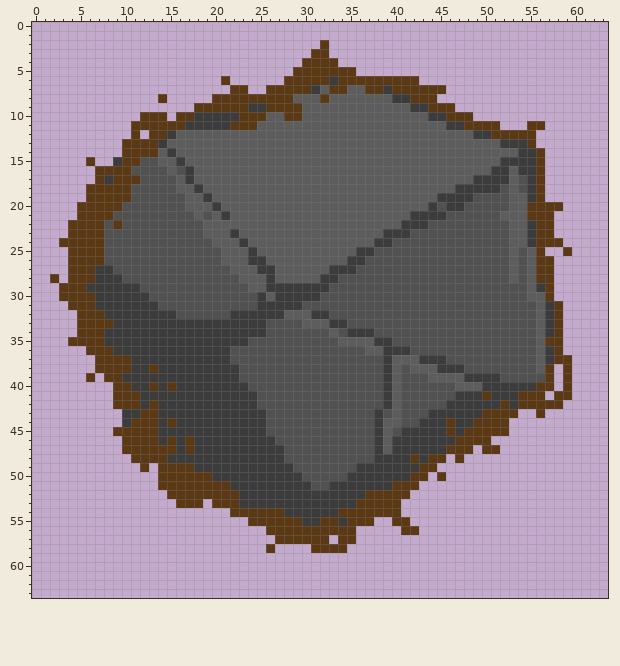
Pixel-art sprite, stored at Assets/Sprites/rock2.png. Above, as it was before the edit.
The file is 64x64 pixels. Colours within 5 levels of each other are drawn and written as one.
New version:
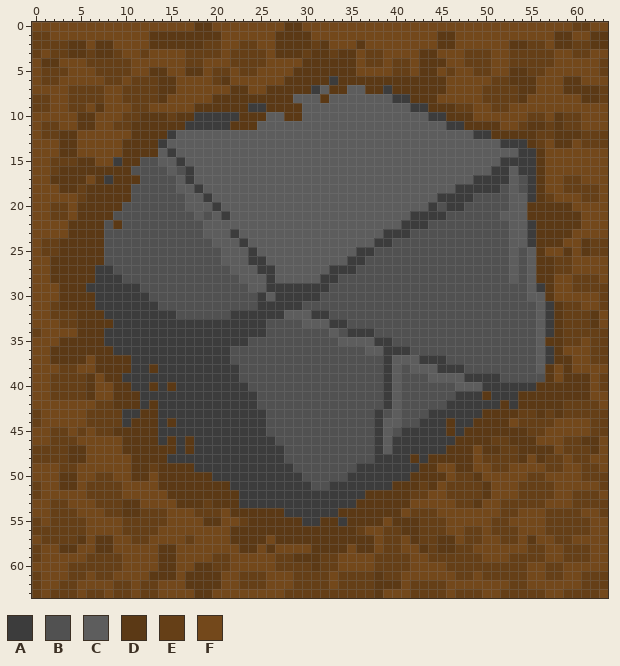
Palette (. is transparent): A #3c3c3c  B #515151  C #5d5d5d  D #5b3915  E #653f17  F #73481b
The exact change:
Changed rows in their new state; - is an unchanged pixel.
first column x 0:
 0 FFFFFFFFFFFFFFFFFFDDFFFFFFFFDDFFFFFFFFFFFFFFFFFFFFFFFFFFFFFFEEFF
 1 EEFFFFFFFFFFFDDDDDDDDFFFFFFDDDDFFFFFFFFFFFFFFDDFFFFFFFFFFFDDFFDD
 2 EEEEDDFDDFFFFDDDDDDEEFFEEFFDDDDE-FFFDFFFFFFFFDDFFFFFFDDEEFDDEEDD
 3 EFEEDDEDDEFFEFFFFEEEEFEEEEFDDDE--EDDFEEFFFFDDFFFEEEFFEEEEEFFEEFF
 4 FDDFFFEEEEEFFFFFFEEFFFEEEEFFFF----DDFEEFEEFDDDFFEEEFFEEEEEFFFFFE
 5 FEEEFFFEEEEFFDDFFDDFEEFEEFFFF-------FFFFEEFDDFEFFEEFFDDEEFFFFFFE
 6 FEEFFFFFEEFEEEDDFFFFE-FFFFFF---------------DDDFFFFFEEDDDFFFDDFFF
 7 FFFFEEEEFFEEEEDDFFFFFF--FF--------------------FFFFEEEEDDFFFDDDDE
 8 EEFFEEEEFFEEEE-FFFFF-------------------------FFFFFEEEEDFFFFFFDDE
 9 EEFFEEFDFFFEEFFFFF-----------------------------EEFFEEFFFFFFFFFFF
10 FFFFFDDFFFEE---E---------------------------------FFFFFFEEFDEEFFF
11 FEEFFDDFFEE-----------------------------------------FFE--EDEEFFF
12 FEEDDFFFFFF-D-------------------------------------------EEDDDEEE
13 FFFDDFFFFF----------------------------------------------EFDDFEEE
14 FFFDDFFFFF-----------------------------------------------FFFFFFF
15 FFEEED-FF------------------------------------------------FFFFFFF
16 FFEDDDD--------------------------------------------------FFFFFFF
17 FFDDDDF--------------------------------------------------FFEEFFF
18 FFFDDE---------------------------------------------------FFEEEEF
19 FFFFFE---------------------------------------------------EFFFEEF
20 FFEEF------------------------------------------------------DFFFF
21 FFEEF-----------------------------------------------------DDDFFF
22 FFFF------------------------------------------------------DDDFFF
23 FFFF------------------------------------------------------DDFFFF
24 FEE--------------------------------------------------------FFDEE
25 FEED-----------------------------------------------------FF-FDEE
26 FFDD------------------------------------------------------EEFFFF
27 FFDD------------------------------------------------------EEFFFF
28 FF-D------------------------------------------------------FFEEEF
29 FFF-------------------------------------------------------FFEEEE
30 FFF-------------------------------------------------------FFFFFE
31 FFED-------------------------------------------------------EEFFE
32 FFEEE------------------------------------------------------EEEDF
33 FFFEE------------------------------------------------------EEEDF
34 EFFFF------------------------------------------------------EEEEE
35 FFFD-------------------------------------------------------EEFEE
36 FFDDDD-----------------------------------------------------FFFEE
37 FFDDDDF-----------------------------------------------------FFEE
38 FFFEEFF---------------------------------------------------F-FFFF
39 FFEEEE-F--------------------------------------------------F-DDFE
40 FFEEEEDFF-------------------------------------------------D-DDFE
41 FFEEEEDFF------------------------------------------------D--DDFF
42 FFFFFFFEE--------------------------------------------------EEEEF
43 EFFFFFEEEE--------------------------------------------EE-EDEEEEE
44 EFFFFFEEEE-------------------------------------------FEEEEFFFFEE
45 FFEEFEFEE--------------------------------------------DDEEFFFFFEE
46 FFEEEFFFFF-----------------------------------------EEDDDFFFEEDDF
47 EEEEDDFFFF---------------------------------------F--EEDDDDFEEEDF
48 EEEEDDFFFFF-----------------------------------D-DFEEEEDFDEEFEEFF
49 FFFEEFFFFFFD-E-------------------------------FFDDFFEEFFFFEEFFEEF
50 FFFDDFFEEFFDDF------------------------------D-FEEDFFFFFEEFFFFEEE
51 EFFDDFEEEEFFFF-----------------------------EDFEEEEDFFFEEEEFFFFFE
52 EFFFFFEEEEFFFFF---------------------------EEFFEEEEDFFFEEEEFFEEEF
53 FFEEFFFEEEDDFFFF---E---------------------DFFFFFEEDFFEEEEEFFFEEEE
54 FFEEEFFFEEDDEEEFFFEEEF-------------------FEEEFFFFFFFEEFFFEEEEFFE
55 EFEEEEFFFFEEEEEFFFFDDFFE--------------DF--DEEEFFFFFEEFFFFEEEEEFF
56 EEEEEEFFFFEEEEFFFFFFFFDDDD----------EFFEE--EEEFFEEFEEEFFFEEEEEFF
57 FEEEEDFDDFFEEFFFFEFFFFDDDDF------D--DDFEEFDEEDDFEEFFEEFDFFEEFFFF
58 EFFDDFFDDFFFFFDDFFFFFFFDDF-FFFF----FDDFEEFFDEDDEEFFFFFFEEFFEEEFF
59 EFFFFFEEEEFFFFDDFFFFEEFFFFFEEDDDEEFFFFEEEEFFEEEEEEFFFEEEEFFEEEFF
60 FFFFEEEEEEFFFFDDFFDDEEFFFFFEEEEDEEFFFFEEEEFFFFEEEEEEEEEFFEEFFFFF
61 EFFFEEFEEFFFFDDDFDDDDFFEEEFFFEEEEFEEEEDEEFFFFFFEEFEEEEEFFEEFFEEE
62 EFFEEFFFFEEFEEFFFDDDDFFEEEFFFEEEEFEEEEDDDFEEEEFFFFFFFEEFFFFFFEEE
63 EFEEEFEEFEEFEEFFFFDDFFFFFFFFEEEEEEEEEEDFFFEEEEFEEEFFEEEEEFFEEEEF
Changed places in both pictures, as pixel boxes (x1, y1, x2, y2):
added: (32, 22, 608, 598)
